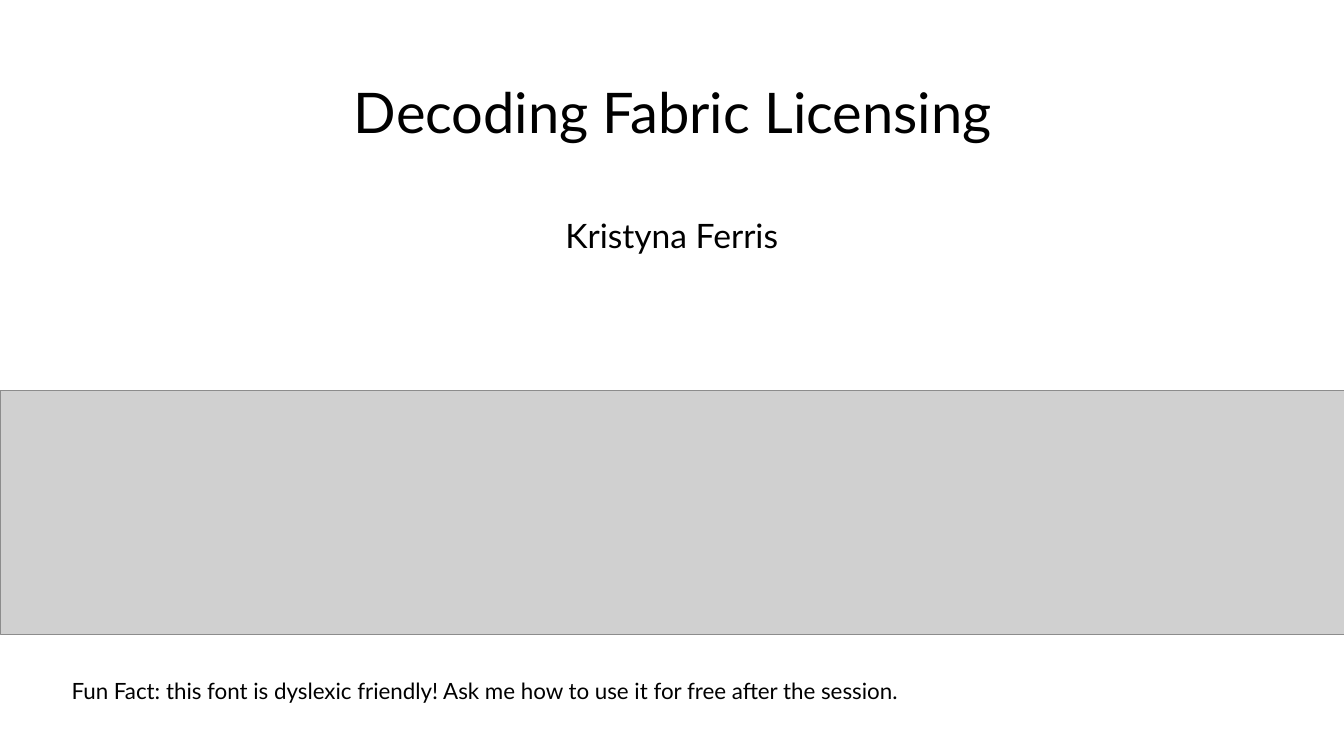
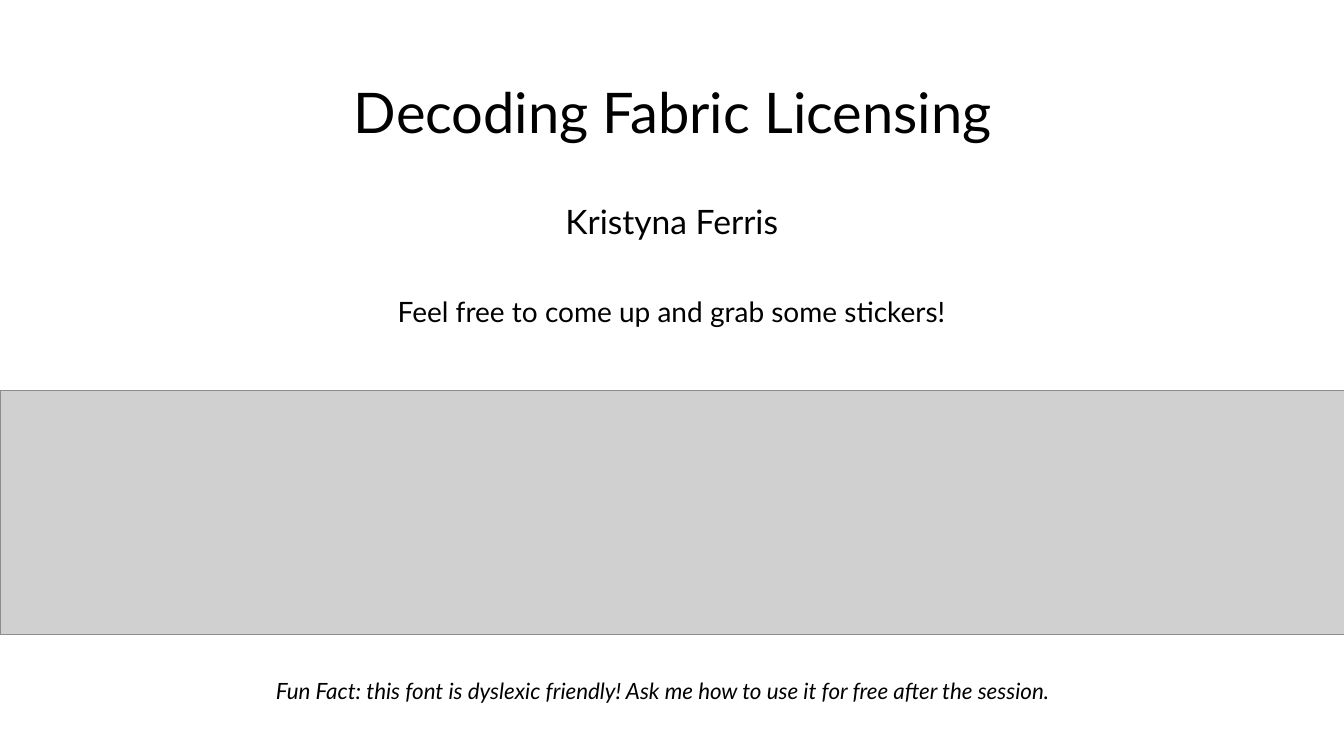
Before and after one commit to Anytsirk12/DataOnWheels, a slide deck: slide 1 of 2026 Presentations/08.27.2026 TechCon DataCon PowerCon Seattle Fabric Licensing/Decoding Fabric Licensing TechCon Seattle 2026.pptx. Drawn at 1344x756 pixels with LibreOffice and Linux fonts; fonts in the diff are those of the drawing; grey boxes stand for pictures. Boxes give left, top, right and bottom in pixels: in the first picture for what was removed or moved away, otherwise in the second. Text is boxed around its words. In the diff, an @@ line names an element or a change of style, - is before the commit and + after.

```diff
--- a/2026 Presentations/08.27.2026 TechCon DataCon PowerCon Seattle Fabric Licensing/Decoding Fabric Licensing TechCon Seattle 2026.pptx
+++ b/2026 Presentations/08.27.2026 TechCon DataCon PowerCon Seattle Fabric Licensing/Decoding Fabric Licensing TechCon Seattle 2026.pptx
@@ subtitle at <box>565,209,778,240</box>: line spacing 0.9 to 0.8 @@
@@ subtitle at <box>398,301,945,327</box>: paragraph added @@
+Feel free to come up and grab some stickers!
@@ text "Fun Fact: this font is ..." at <box>276,682,1049,703</box>: italic on; alignment left to centre @@
```
Also in this commit, not shown: 1 slide added, 2 slides removed.
